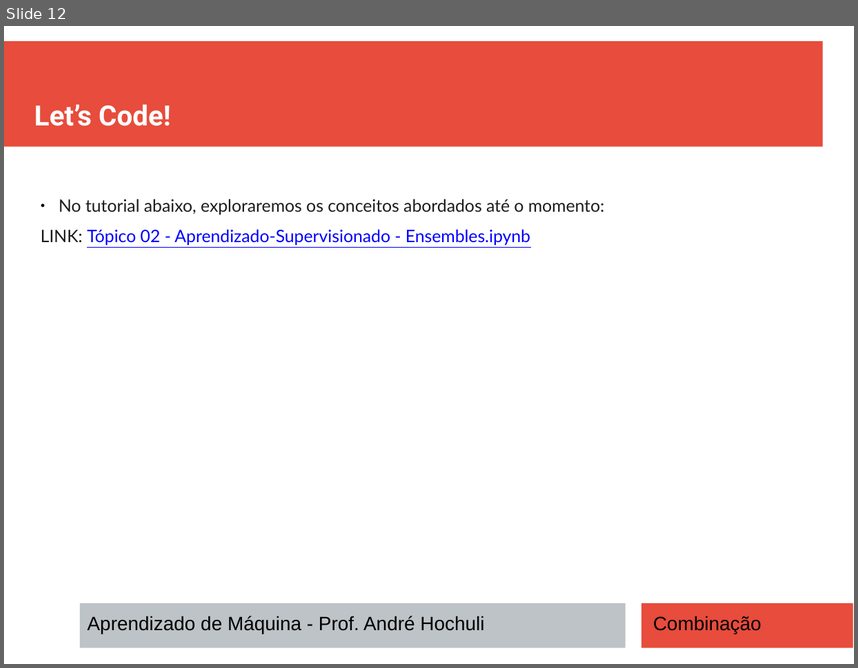
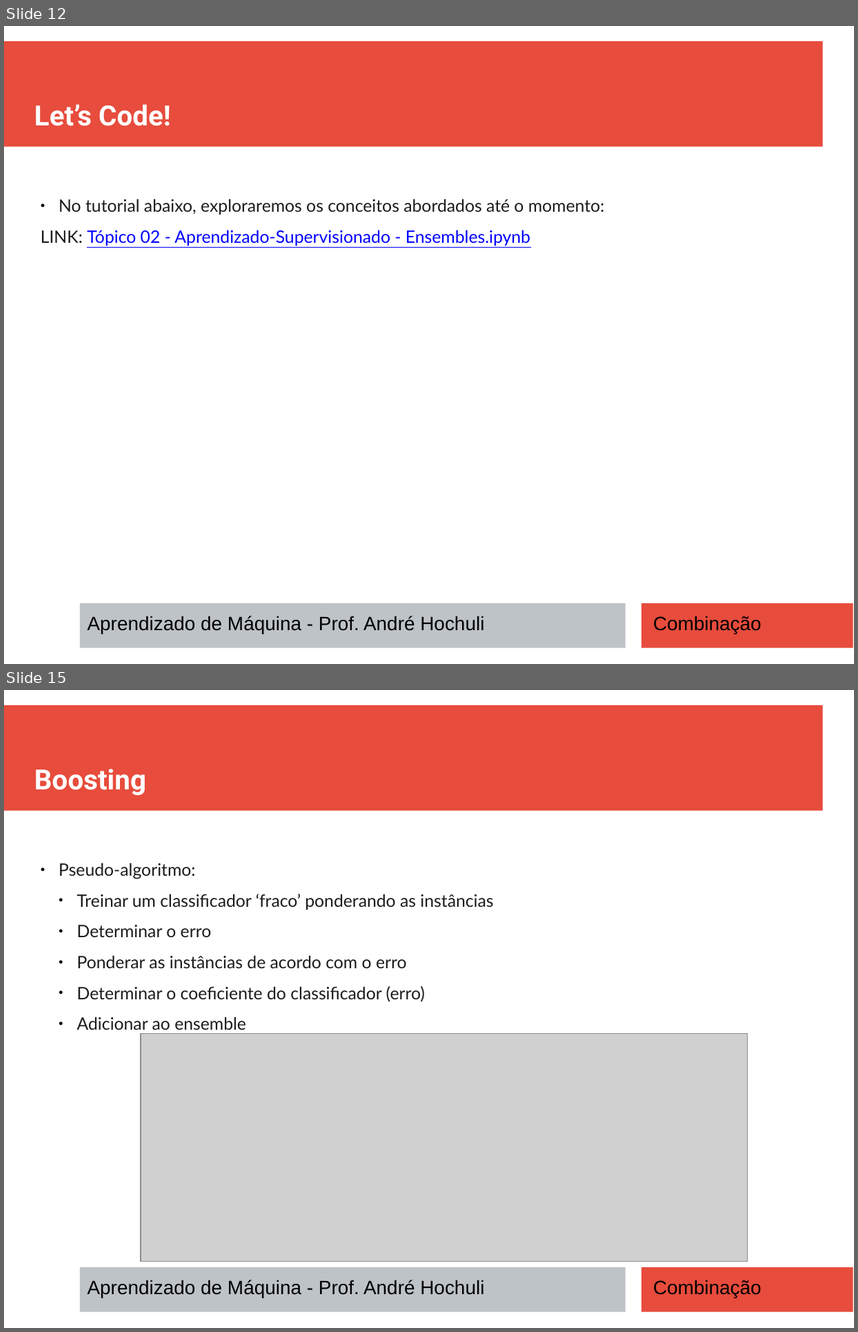
Before and after one commit to andrehochuli/teaching, a slide deck: AprendizadoMaquina/Tópico 02 - Aprendizado Supervisionado/Ensembles/Tópico 02 - Aprendizado-Supervisionado - Ensembles.pptx. Shown one above the other, each under a label of ours: slide 12 before the commit, slides 12 and 15 after it; the slides between them are not shown. The pictures are 858x668 and 858x1332 pixels, drawn with LibreOffice and Linux fonts; fonts in the diff are those of the drawing; grey boxes stand for pictures. Boxes give left, top, right and bottom in pixels: in the first picture for what was removed or moved away, otherwise in the second. Text is boxed around its words. In the diff, an @@ line names an element or a change of style, - is before the commit and + after.

```diff
--- a/AprendizadoMaquina/Tópico 02 - Aprendizado Supervisionado/Ensembles/Tópico 02 - Aprendizado-Supervisionado - Ensembles.pptx
+++ b/AprendizadoMaquina/Tópico 02 - Aprendizado Supervisionado/Ensembles/Tópico 02 - Aprendizado-Supervisionado - Ensembles.pptx
@@ slide 15 added at bbox=[4, 690, 854, 1328], background #FFFFFF; not listed: 3 template elements that a slide beside it also shows @@
@@ text added at bbox=[34, 769, 146, 796], 26 pt, text #FFFFFF, bold @@
+Boosting
@@ text added at bbox=[59, 862, 493, 1029], 16 pt, text #1C1C1C @@
+● Pseudo-algoritmo:
+  ● Treinar um classificador ‘fraco’ ponderando as instâncias
+  ● Determinar o erro
+  ● Ponderar as instâncias de acordo com o erro
+  ● Determinar o coeficiente do classificador (erro)
+  ● Adicionar ao ensemble
@@ picture added at bbox=[141, 1033, 748, 1261] @@
@@ text added at bbox=[87, 1279, 484, 1297], 18 pt, text #000000 @@
+Aprendizado de Máquina - Prof. André Hochuli
@@ text added at bbox=[653, 1279, 762, 1297], 18 pt, text #000000 @@
+Combinação
```
Also in this commit, not shown: 6 other slides added, 1 other file.
